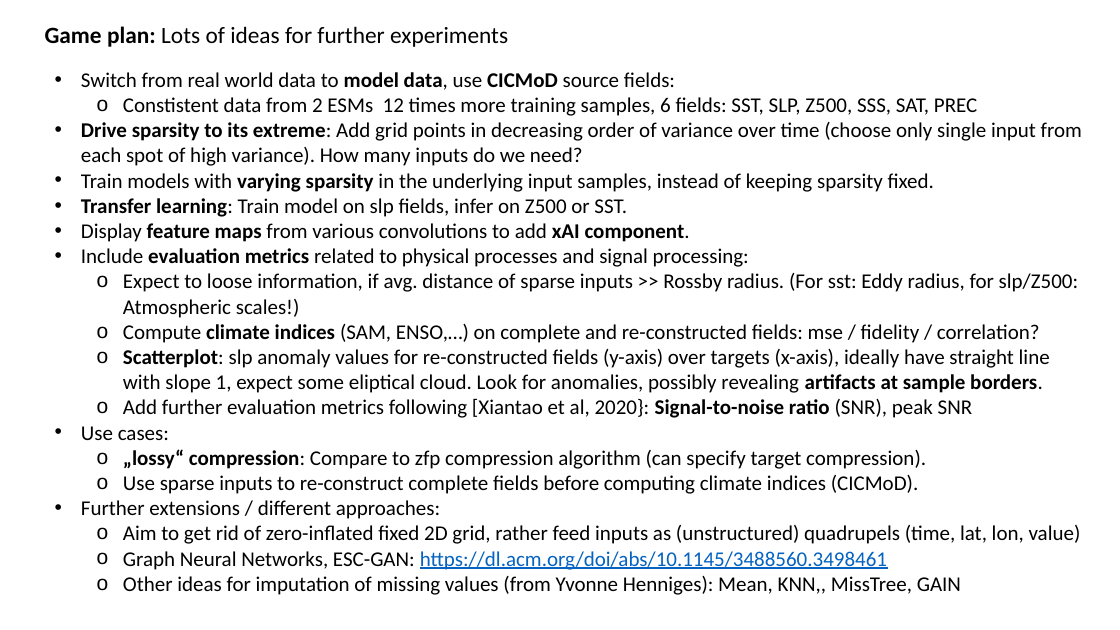
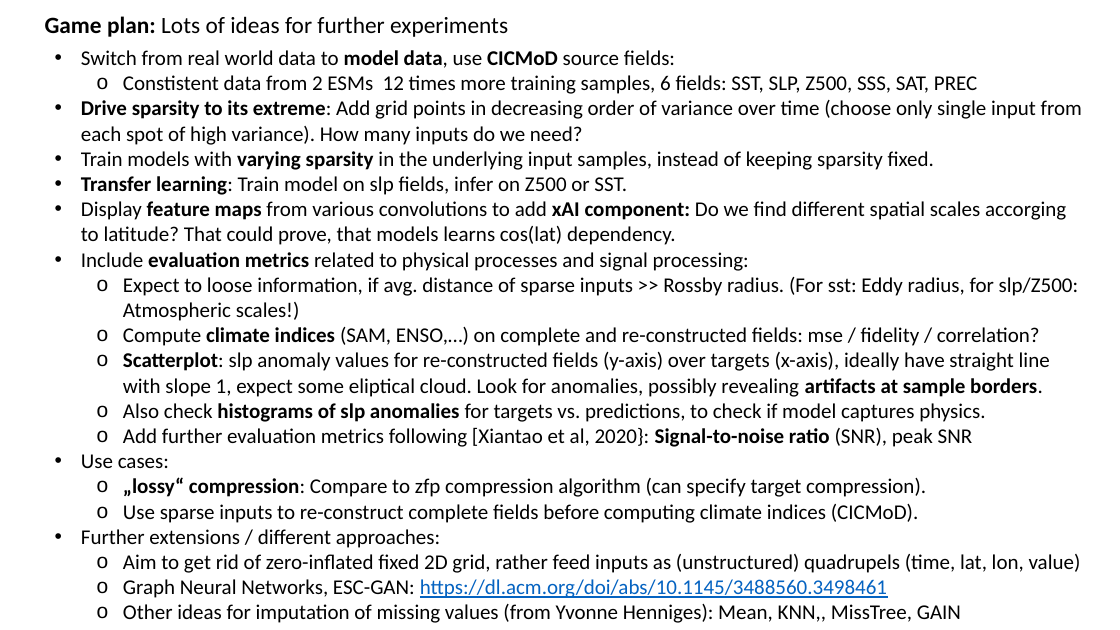
Before and after one commit to MarcoLandtHayen/reconstruct-sparse-inputs, a slide deck: slide 13 of presentations/unet_4conv_slp_realworld.pptx. Drawn at 1120x630 pixels with LibreOffice and Linux fonts; fonts in the diff are those of the drawing. Boxes give left, top, right and bottom in pixels: in the first picture for what was removed or moved away, otherwise in the second. Text is boxed around its words. In the diff, an @@ line names an element or a change of style, - is before the commit and + after.

Commit message:
Update presentation: Add ideas from PI meeting Jan 20th, 2023

```diff
--- a/presentations/unet_4conv_slp_realworld.pptx
+++ b/presentations/unet_4conv_slp_realworld.pptx
@@ text "Game plan: Lots of ideas ...": place and size @@
-text "Game plan: Lots of ideas ..." at box(45, 26, 508, 47)
+text "Game plan: Lots of ideas ..." at box(45, 16, 508, 37)
@@ text "Switch from real world data ...": place and size @@
-text "Switch from real world data ..." at box(81, 72, 1082, 595)
+text "Switch from real world data ..." at box(81, 50, 1082, 623)
@@ text at box(81, 201, 1066, 245): text changed @@
-• Display feature maps from various convolutions to add xAI component.
+• Display feature maps from various convolutions to add xAI component: Do we find different spatial scales accorging to latitude? That could prove, that models learns cos(lat) dependency.
@@ text at box(123, 403, 985, 422): paragraph added @@
+  o Also check histograms of slp anomalies for targets vs. predictions, to check if model captures physics.
```
Also in this commit, not shown: 5 other slides changed, 1 slide added.
